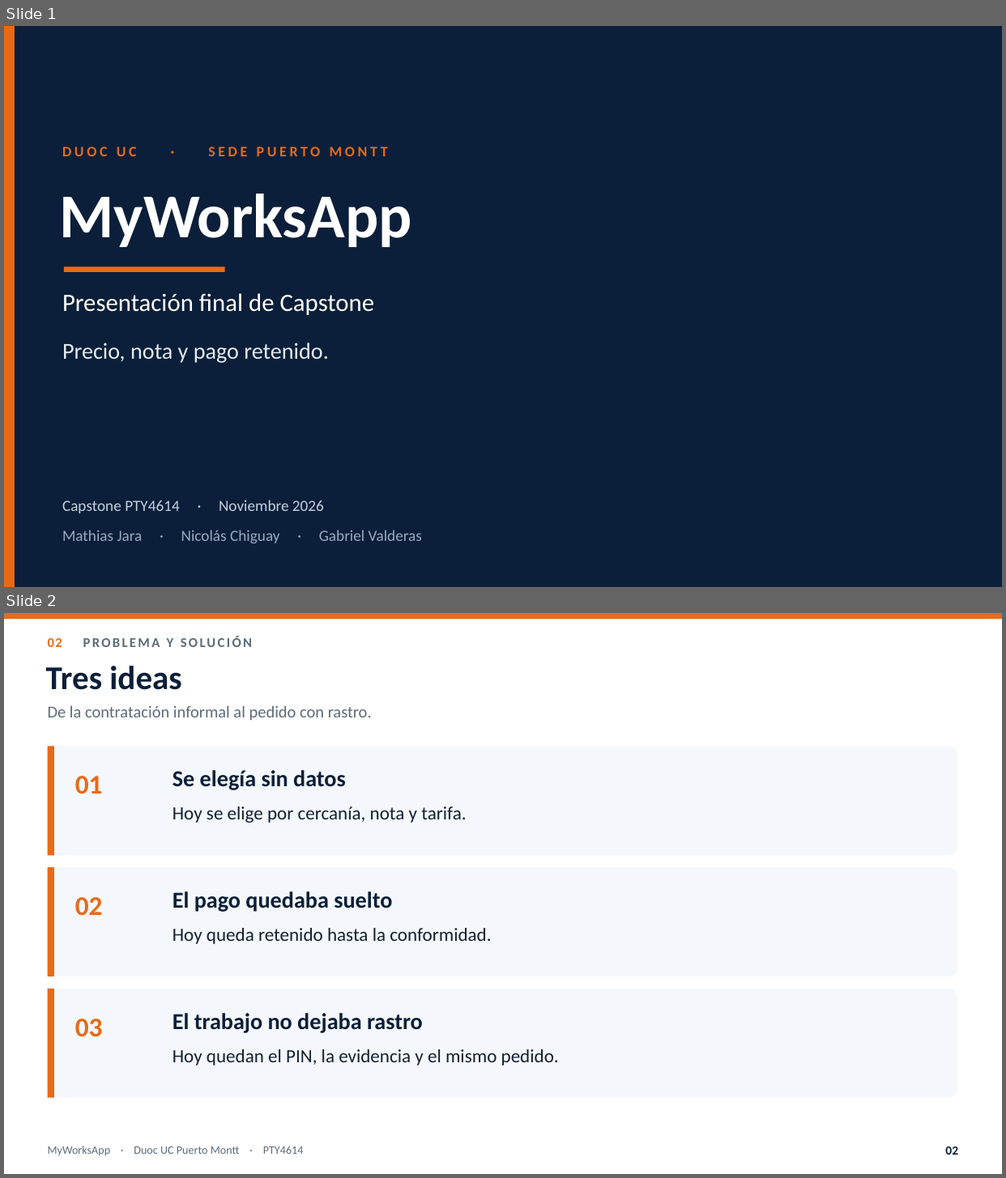
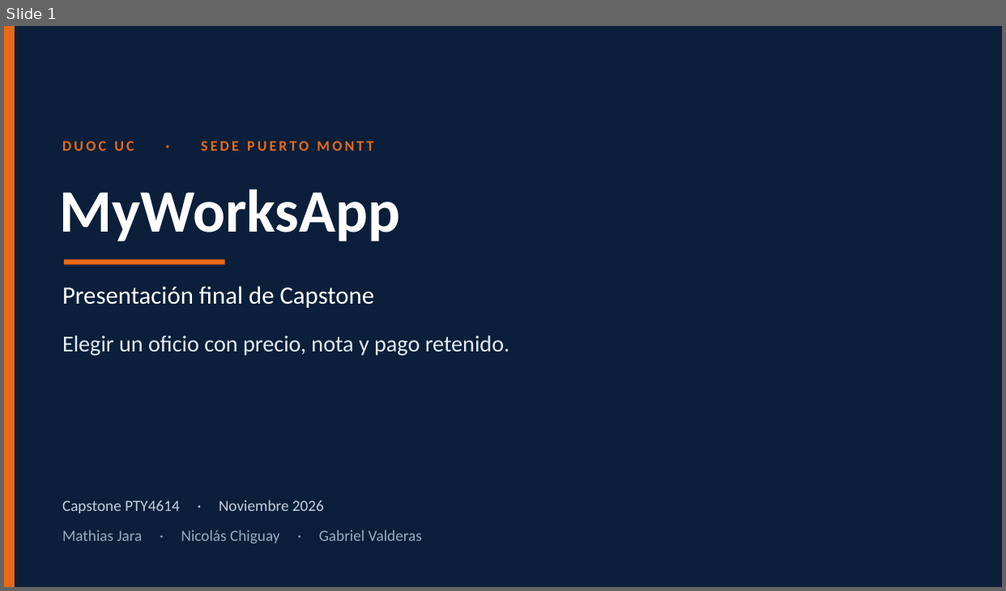
Before and after one commit to MathiasAlejandr0/MyWorksAppProyect, a slide deck: Fase 2/Presentacion_final_MyWorksApp.pptx. Shown one above the other, each under a label of ours: slides 1 and 2 before the commit, slide 1 after it. The pictures are 1006x1178 and 1006x591 pixels, drawn with LibreOffice and Linux fonts; fonts in the diff are those of the drawing. Boxes give left, top, right and bottom in pixels: in the first picture for what was removed or moved away, otherwise in the second. Text is boxed around its words. In the diff, an @@ line names an element or a change of style, - is before the commit and + after.

```diff
--- a/Fase 2/Presentacion_final_MyWorksApp.pptx
+++ b/Fase 2/Presentacion_final_MyWorksApp.pptx
@@ slide 2 removed at box(4, 613, 1002, 1174), background #FFFFFF @@
@@ rectangle removed at box(4, 613, 1002, 619) @@
@@ text removed at box(48, 636, 252, 647) @@
-02 PROBLEMA Y SOLUCIÓN
@@ text removed at box(46, 666, 181, 690) @@
-Tres ideas
@@ text removed at box(48, 705, 372, 721) @@
-De la contratación informal al pedido con rastro.
@@ rounded rectangle removed at box(48, 747, 957, 855) @@
@@ rectangle removed at box(48, 747, 54, 855) @@
@@ text removed at box(75, 776, 103, 794) @@
-01
@@ text removed at box(172, 770, 346, 790) @@
-Se elegía sin datos
@@ text removed at box(172, 807, 466, 823) @@
-Hoy se elige por cercanía, nota y tarifa.
@@ rounded rectangle removed at box(48, 867, 957, 977) @@
@@ rectangle removed at box(48, 867, 54, 977) @@
@@ text removed at box(75, 897, 103, 916) @@
-02
@@ text removed at box(172, 892, 392, 912) @@
-El pago quedaba suelto
@@ text removed at box(172, 928, 491, 944) @@
-Hoy queda retenido hasta la conformidad.
@@ rounded rectangle removed at box(48, 989, 957, 1098) @@
@@ rectangle removed at box(48, 989, 54, 1098) @@
@@ text removed at box(75, 1019, 103, 1037) @@
-03
@@ text removed at box(172, 1013, 423, 1033) @@
-El trabajo no dejaba rastro
@@ text removed at box(172, 1050, 559, 1066) @@
-Hoy quedan el PIN, la evidencia y el mismo pedido.
@@ text removed at box(48, 1146, 304, 1157) @@
-MyWorksApp · Duoc UC Puerto Montt · PTY4614
@@ text removed at box(945, 1147, 958, 1155) @@
-02
@@ slide 1 changed as well @@
@@ text "DUOC UC · SEDE PUERTO ..." at box(62, 141, 373, 151): letter spacing 2.8 to 2.4 pt @@
@@ text "MyWorksApp" at box(59, 189, 400, 241): size 60 to 58 pt @@
@@ rectangle: place and size @@
-rectangle at box(64, 267, 225, 272)
+rectangle at box(64, 259, 225, 265)
@@ text "Presentación final de Capstone": place and size @@
-text "Presentación final de Capstone" at box(62, 293, 375, 315)
+text "Presentación final de Capstone" at box(62, 286, 375, 308)
@@ text at box(62, 335, 509, 356): text changed @@
-Precio, nota y pago retenido.
+Elegir un oficio con precio, nota y pago retenido.
```
Also in this commit, not shown: 3 other slides changed, 11 slides added, 3 other slides removed, 3 other files.
